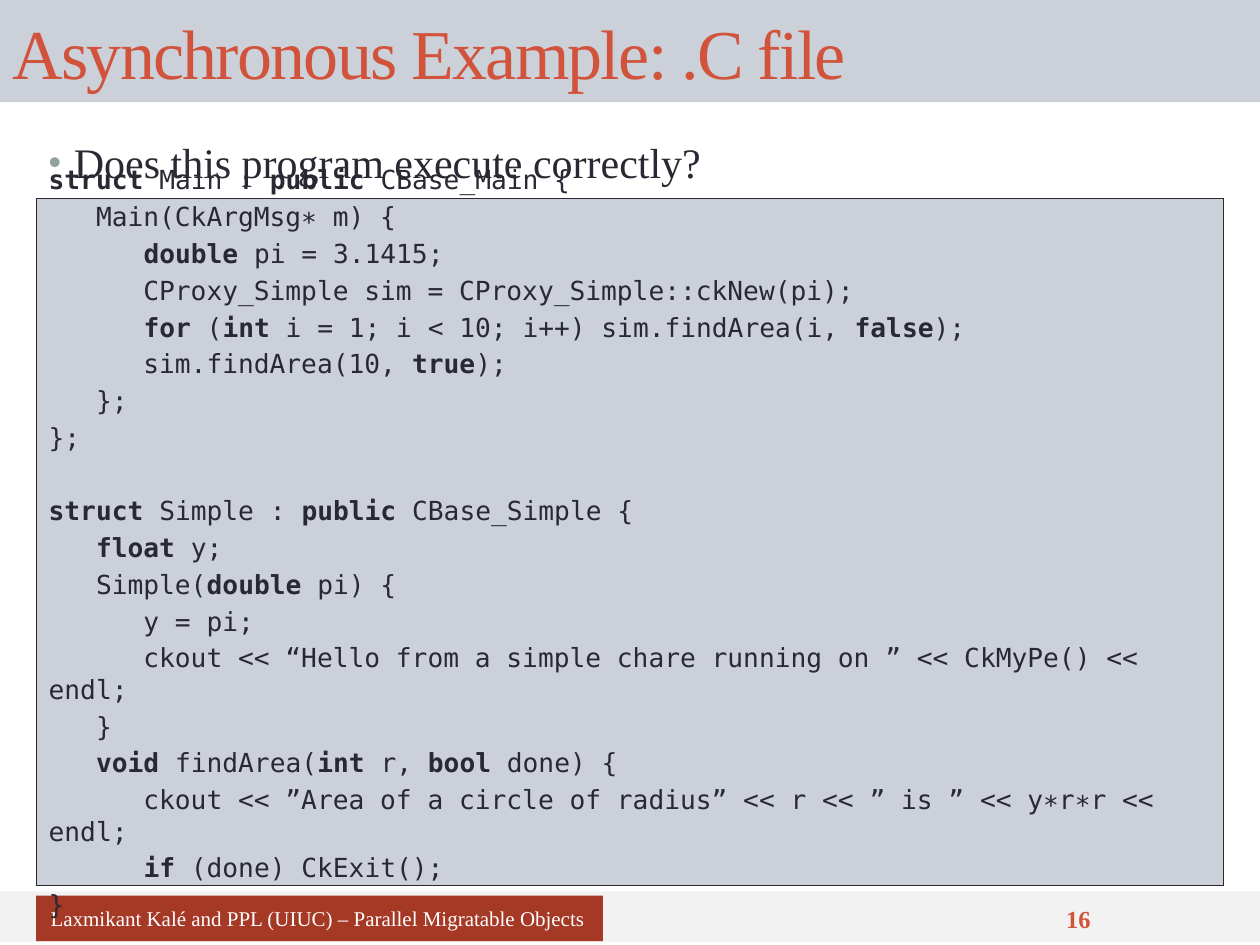
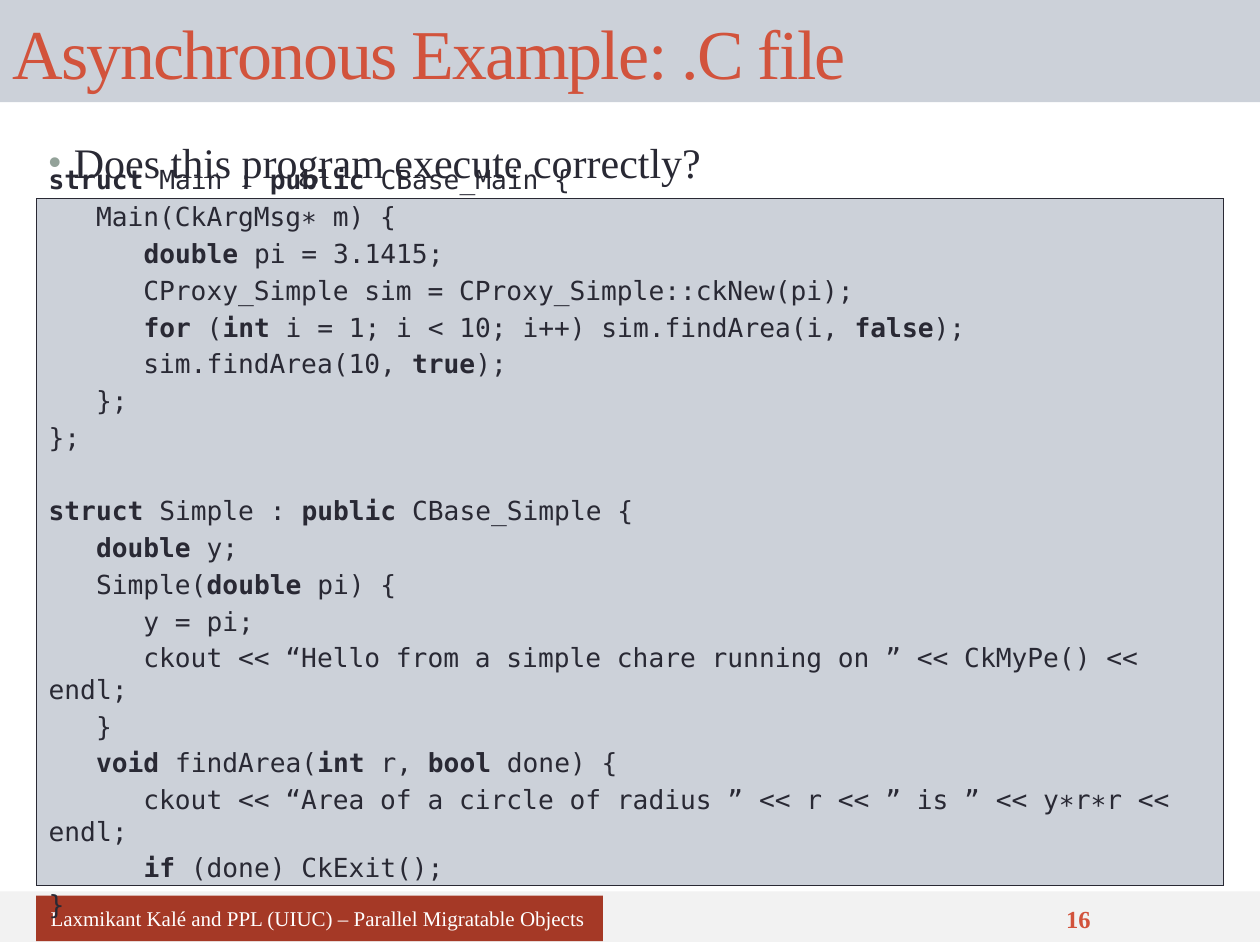
Before and after one commit to UIUC-PPL/charm_tutorial, a slide deck: slide 16 of tutorial-04-charm_basics.pptx. Drawn at 1260x945 pixels with LibreOffice and Linux fonts; fonts in the diff are those of the drawing. Boxes give left, top, right and bottom in pixels: in the first picture for what was removed or moved away, otherwise in the second. Text is boxed around its words. In the diff, an @@ line names an element or a change of style, - is before the commit and + after.

```diff
--- a/tutorial-04-charm_basics.pptx
+++ b/tutorial-04-charm_basics.pptx
@@ text at (96,537,239,563): text changed @@
-float y;
+double y;
@@ text at (49,789,1122,845): text changed @@
-ckout << ”Area of a circle of radius” << r << ” is ” << y∗r∗r << endl;
+ckout << “Area of a circle of radius ” << r << ” is ” << y∗r∗r << endl;
```
Also in this commit, not shown: 9 other slides changed, 4 other files.
